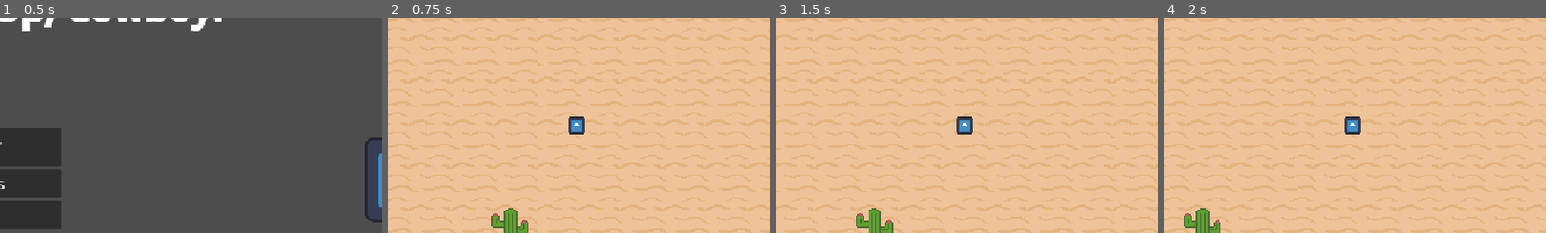
Above: before the commit, frames 1-4 (left to right).
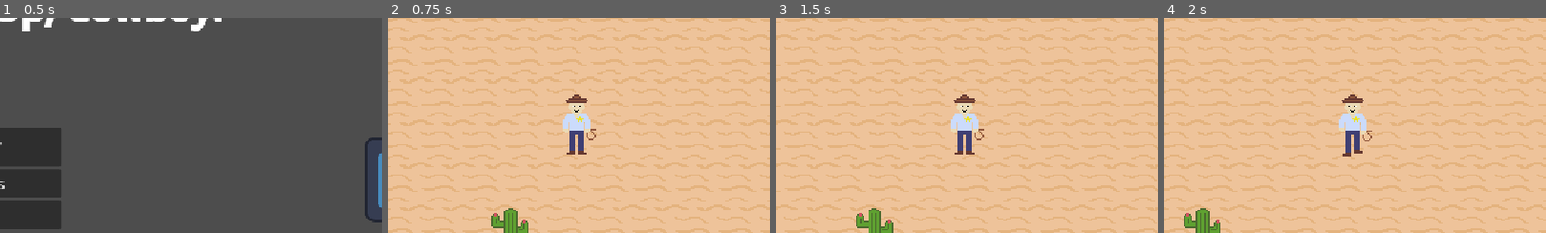
Above: after the commit, the same moments.

Repository: thearst3rd/gmtk-2025
Game: Godot game, scene res://src/menu/main_menu.tscn
The game is run twice, just before and just after one commit, with the same random seed, the same clock (stepped at 60 frames per second) and the same inputs. The engine's default icon, where the game draws it, is replaced by a stand-in: a white triangle on a blue panel in a dark square.
Inputs (mouse positions are % of the whole screen's width and height, from its top left):
- Up to frame 1 (0.5 s): no input
- Up to frame 2 (0.75 s): click "Play" at 0.5 s
- Up to frame 3 (1.5 s): tap Enter at 1.25 s; move the mouse to (72, 45) at 1.27 s; press the mouse at (72, 45) at 1.28 s; hold D (move_right) from 1.28 s (still down)
- Up to frame 4 (2 s): keep holding D (move_right)
The pictures show only the part of the screen within x 25-75%, y 25-75%; the shares and areas given below are measured in that part.

Frame 1 is identical in both runs. In frame 2, 1.3% of the frame differs, in the area x 45-55%, y 35-64%; in frame 3, 1.3%; in frame 4, 1.3%, in the area x 45-55%, y 35-65%.

Commit message:
No more icon.svg default textures!

Diff:
--- a/src/game/enemy.gd
+++ b/src/game/enemy.gd
@@ -15,6 +15,7 @@
 		var player_position := player.global_position
 		var direction := (player_position - position).normalized()
 		velocity = direction * SPEED
+		$AnimatedSprite2D.play("walk")
 		move_and_slide()
 	else:
 		# Set position to... slowly circling the player?
--- a/src/game/enemy.tscn
+++ b/src/game/enemy.tscn
@@ -1,10 +1,60 @@
-[gd_scene load_steps=4 format=3 uid="uid://cdshjhhgbltki"]
+[gd_scene load_steps=11 format=3 uid="uid://cdshjhhgbltki"]
 
 [ext_resource type="Script" uid="uid://buiyf6n4tkst4" path="res://src/game/enemy.gd" id="1_askbf"]
 [ext_resource type="Texture2D" uid="uid://c0bv77yp8nqig" path="res://icon.svg" id="1_hruv4"]
+[ext_resource type="Texture2D" uid="uid://le4hu0xihpxw" path="res://assets/bad_guy.png" id="3_76a2n"]
 
-[sub_resource type="CircleShape2D" id="CircleShape2D_askbf"]
-radius = 12.0
+[sub_resource type="CapsuleShape2D" id="CapsuleShape2D_xfivt"]
+radius = 14.0
+height = 78.0
+
+[sub_resource type="AtlasTexture" id="AtlasTexture_ysghf"]
+atlas = ExtResource("3_76a2n")
+region = Rect2(0, 0, 32, 48)
+
+[sub_resource type="AtlasTexture" id="AtlasTexture_q8ibl"]
+atlas = ExtResource("3_76a2n")
+region = Rect2(0, 0, 32, 48)
+
+[sub_resource type="AtlasTexture" id="AtlasTexture_ln6ok"]
+atlas = ExtResource("3_76a2n")
+region = Rect2(32, 0, 32, 48)
+
+[sub_resource type="AtlasTexture" id="AtlasTexture_icdxx"]
+atlas = ExtResource("3_76a2n")
+region = Rect2(64, 0, 32, 48)
+
+[sub_resource type="AtlasTexture" id="AtlasTexture_s2fb8"]
+atlas = ExtResource("3_76a2n")
+region = Rect2(96, 0, 32, 48)
+
+[sub_resource type="SpriteFrames" id="SpriteFrames_1pqqp"]
+animations = [{
+"frames": [{
+"duration": 1.0,
+"texture": SubResource("AtlasTexture_ysghf")
+}],
+"loop": true,
+"name": &"default",
+"speed": 5.0
+}, {
+"frames": [{
+"duration": 1.0,
+"texture": SubResource("AtlasTexture_q8ibl")
+}, {
+"duration": 1.0,
+"texture": SubResource("AtlasTexture_ln6ok")
+}, {
+"duration": 1.0,
+"texture": SubResource("AtlasTexture_icdxx")
+}, {
+"duration": 1.0,
+"texture": SubResource("AtlasTexture_s2fb8")
+}],
+"loop": true,
+"name": &"walk",
+"speed": 5.0
+}]
 
 [node name="Enemy" type="CharacterBody2D"]
 script = ExtResource("1_askbf")
@@ -14,4 +64,9 @@
 texture = ExtResource("1_hruv4")
 
 [node name="CollisionShape2D" type="CollisionShape2D" parent="."]
-shape = SubResource("CircleShape2D_askbf")
+shape = SubResource("CapsuleShape2D_xfivt")
+
+[node name="AnimatedSprite2D" type="AnimatedSprite2D" parent="."]
+scale = Vector2(2, 2)
+sprite_frames = SubResource("SpriteFrames_1pqqp")
+animation = &"walk"
--- a/src/game/player.gd
+++ b/src/game/player.gd
@@ -11,6 +11,11 @@
 func _physics_process(_delta: float) -> void:
 	var direction := Input.get_vector(&"move_left", &"move_right", &"move_up", &"move_down")
 	velocity = direction * SPEED
+
+	if direction != Vector2.ZERO:
+		$AnimatedSprite2D.play("walk")
+	else:
+		$AnimatedSprite2D.play("default")
 	move_and_slide()
 
 func hit_by_cactus() -> void:
--- a/src/game/player.tscn
+++ b/src/game/player.tscn
@@ -1,22 +1,71 @@
-[gd_scene load_steps=5 format=3 uid="uid://fhqqde4xxf6l"]
+[gd_scene load_steps=11 format=3 uid="uid://fhqqde4xxf6l"]
 
 [ext_resource type="Script" uid="uid://bqway3p6o2xve" path="res://src/game/player.gd" id="1_7dijx"]
-[ext_resource type="Texture2D" uid="uid://c0bv77yp8nqig" path="res://icon.svg" id="1_amex0"]
+[ext_resource type="Texture2D" uid="uid://drtqu0kbaqtw6" path="res://assets/good_guy.png" id="2_7dijx"]
 [ext_resource type="PackedScene" uid="uid://wg70b3s3fcwt" path="res://src/game/draw_controller.tscn" id="3_fagre"]
 
-[sub_resource type="CircleShape2D" id="CircleShape2D_amex0"]
-radius = 12.0
+[sub_resource type="CapsuleShape2D" id="CapsuleShape2D_fagre"]
+radius = 15.0
+height = 74.0
+
+[sub_resource type="AtlasTexture" id="AtlasTexture_nkm2x"]
+atlas = ExtResource("2_7dijx")
+region = Rect2(0, 0, 32, 48)
+
+[sub_resource type="AtlasTexture" id="AtlasTexture_m2sim"]
+atlas = ExtResource("2_7dijx")
+region = Rect2(0, 0, 32, 48)
+
+[sub_resource type="AtlasTexture" id="AtlasTexture_artl0"]
+atlas = ExtResource("2_7dijx")
+region = Rect2(32, 0, 32, 48)
+
+[sub_resource type="AtlasTexture" id="AtlasTexture_uurce"]
+atlas = ExtResource("2_7dijx")
+region = Rect2(64, 0, 32, 48)
+
+[sub_resource type="AtlasTexture" id="AtlasTexture_gmfhk"]
+atlas = ExtResource("2_7dijx")
+region = Rect2(96, 0, 32, 48)
+
+[sub_resource type="SpriteFrames" id="SpriteFrames_lwbkh"]
+animations = [{
+"frames": [{
+"duration": 1.0,
+"texture": SubResource("AtlasTexture_nkm2x")
+}],
+"loop": true,
+"name": &"default",
+"speed": 5.0
+}, {
+"frames": [{
+"duration": 1.0,
+"texture": SubResource("AtlasTexture_m2sim")
+}, {
+"duration": 1.0,
+"texture": SubResource("AtlasTexture_artl0")
+}, {
+"duration": 1.0,
+"texture": SubResource("AtlasTexture_uurce")
+}, {
+"duration": 1.0,
+"texture": SubResource("AtlasTexture_gmfhk")
+}],
+"loop": true,
+"name": &"walk",
+"speed": 5.0
+}]
 
 [node name="Player" type="CharacterBody2D" groups=["Player"]]
 script = ExtResource("1_7dijx")
 
-[node name="Sprite" type="Sprite2D" parent="."]
-scale = Vector2(0.2, 0.2)
-texture = ExtResource("1_amex0")
-
 [node name="CollisionShape2D" type="CollisionShape2D" parent="."]
-shape = SubResource("CircleShape2D_amex0")
+shape = SubResource("CapsuleShape2D_fagre")
 
 [node name="Camera2D" type="Camera2D" parent="."]
 
 [node name="DrawController" parent="." instance=ExtResource("3_fagre")]
+
+[node name="AnimatedSprite2D" type="AnimatedSprite2D" parent="."]
+scale = Vector2(2, 2)
+sprite_frames = SubResource("SpriteFrames_lwbkh")
Binary file added: assets/bad_guy.png
Not shown, added: assets/bad_guy.png.import
Binary file added: assets/explosion.png
Not shown, added: assets/explosion.png.import
Binary file added: assets/fragments.png
Not shown, added: assets/fragments.png.import
Binary file added: assets/good_guy.png
Not shown, added: assets/good_guy.png.import
Not shown: 1 places in src/game/arena.tscn that only renumber resources
